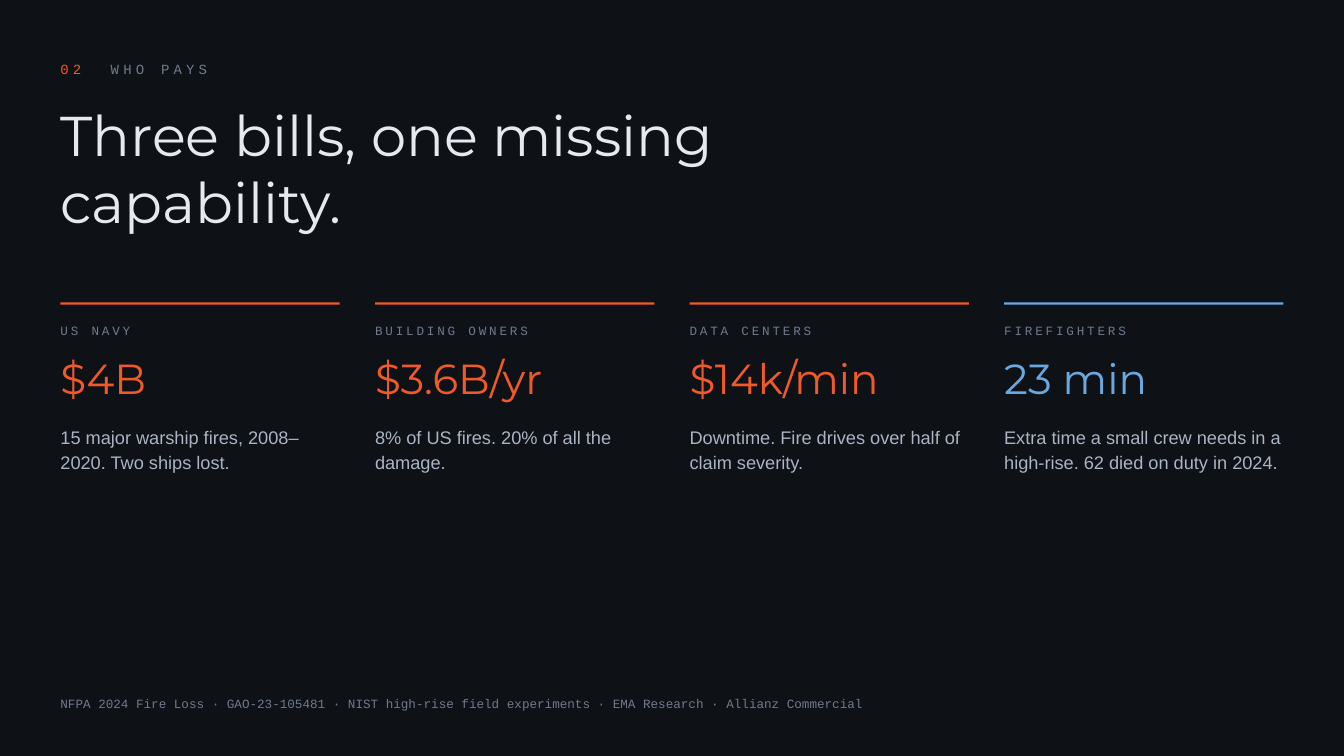
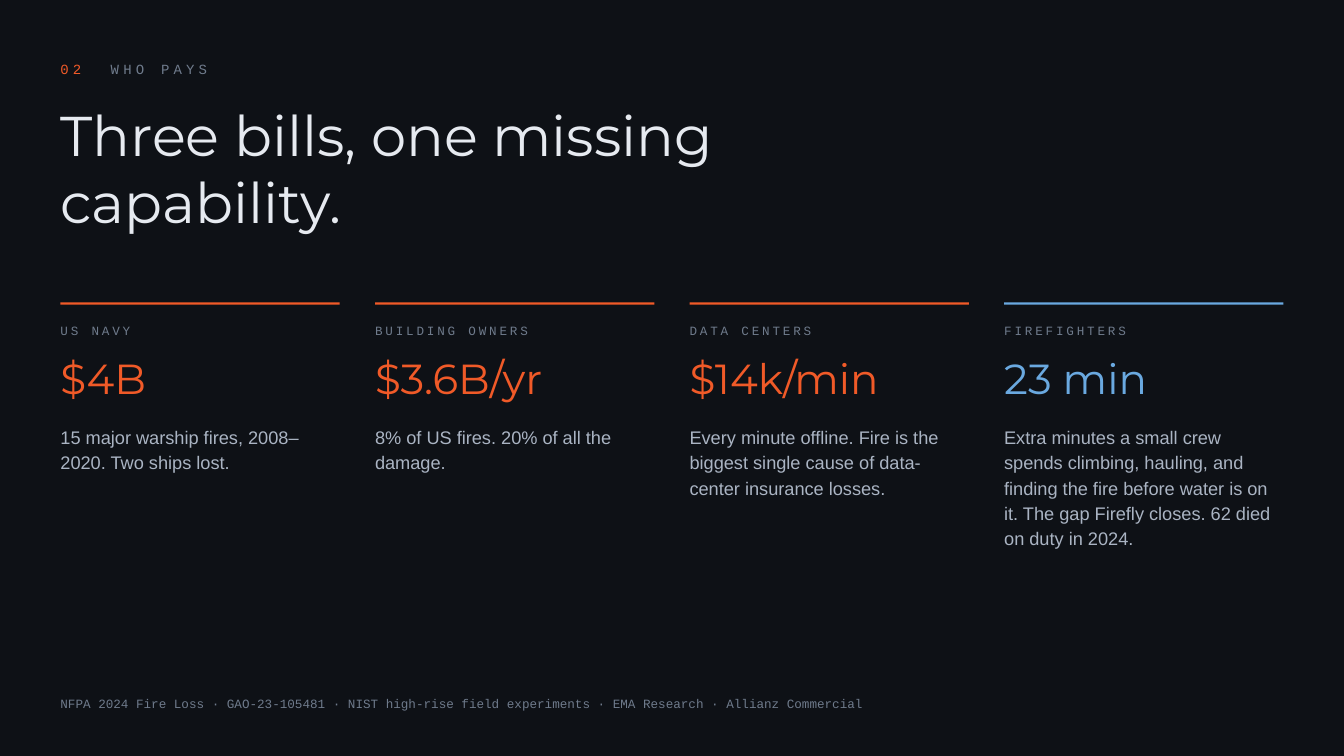
Before and after one commit to Cdub220/Firefly, a slide deck: slide 3 of docs/pitch/Firefly-Pitch.pptx. Drawn at 1344x756 pixels with LibreOffice and Linux fonts; fonts in the diff are those of the drawing. Boxes give left, top, right and bottom in pixels: in the first picture for what was removed or moved away, otherwise in the second. Text is boxed around its words. In the diff, an @@ line names an element or a change of style, - is before the commit and + after.

Commit message:
pitch: clearer data-center and firefighter captions and script

```diff
--- a/docs/pitch/Firefly-Pitch.pptx
+++ b/docs/pitch/Firefly-Pitch.pptx
@@ text at (690,431,938,495): text changed @@
-Downtime. Fire drives over half of claim severity.
+Every minute offline. Fire is the biggest single cause of data-center insurance losses.
@@ text at (1004,431,1270,549): text changed @@
-Extra time a small crew needs in a high-rise. 62 died on duty in 2024.
+Extra minutes a small crew spends climbing, hauling, and finding the fire before water is on it. The gap Firefly closes. 62 died on duty in 2024.
```
Also in this commit, not shown: 1 other file.
